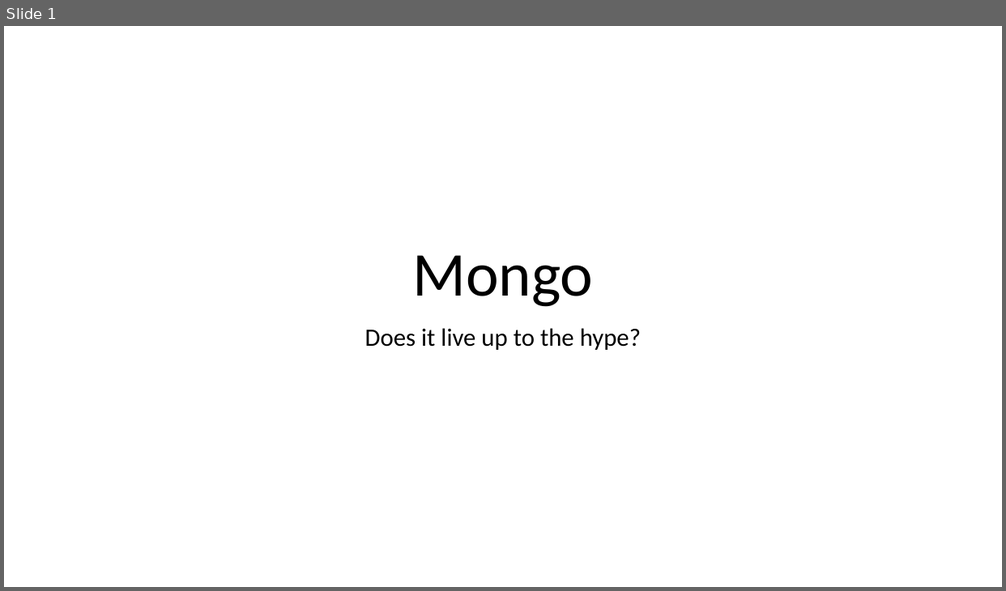
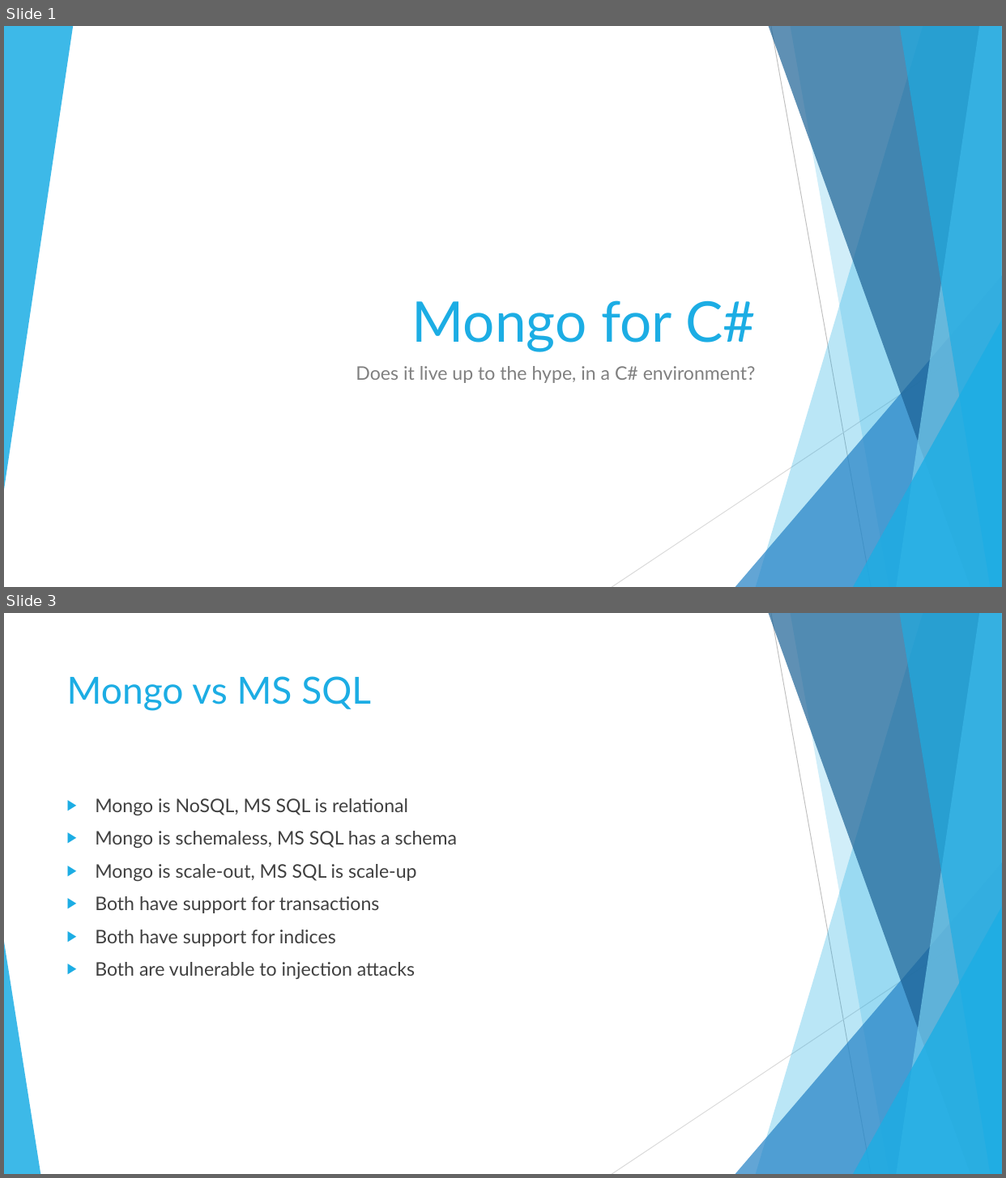
Before and after one commit to ffMathy/TurboPotato.Mongo, a slide deck: slides.pptx. Shown one above the other, each under a label of ours: slide 1 before the commit, slides 1 and 3 after it; the slides between them are not shown. The pictures are 1006x591 and 1006x1178 pixels, drawn with LibreOffice and Linux fonts; fonts in the diff are those of the drawing. Boxes give left, top, right and bottom in pixels: in the first picture for what was removed or moved away, otherwise in the second. Text is boxed around its words. In the diff, an @@ line names an element or a change of style, - is before the commit and + after.

```diff
--- a/slides.pptx
+++ b/slides.pptx
@@ slide 3 added at (x1=4, y1=613, x2=1002, y2=1174), background #FFFFFF; not listed: 9 template elements that a slide beside it also shows @@
@@ title added at (x1=67, y1=676, x2=371, y2=711), 36 pt, text #1CADE4 @@
+Mongo vs MS SQL
@@ text added at (x1=95, y1=798, x2=458, y2=979), 18 pt, text #404040 @@
+▶ Mongo is NoSQL, MS SQL is relational
+▶ Mongo is schemaless, MS SQL has a schema
+▶ Mongo is scale-out, MS SQL is scale-up
+▶ Both have support for transactions
+▶ Both have support for indices
+▶ Both are vulnerable to injection attacks
@@ triangle added at (x1=4, y1=942, x2=40, y2=1174), fill #1CADE4 at 85% opacity @@
@@ slide 1 changed as well @@
@@ group added at (x1=4, y1=26, x2=1002, y2=587): 5 freeform shapes, 3 triangles, 2 lines @@
@@ title at (x1=412, y1=301, x2=755, y2=352): text changed; size 60 to 54 pt; font Calibri to Lato; text colour #000000 to #1CADE4 @@
-Mongo
+Mongo for C#
@@ subtitle at (x1=356, y1=366, x2=756, y2=383): text changed; size 24 to 18 pt; font Calibri to Lato; text colour #000000 to #808080 @@
-Does it live up to the hype?
+Does it live up to the hype, in a C# environment?
```
Also in this commit, not shown: 1 other slide changed, 7 other slides added, 3 slides removed, 5 other files.
